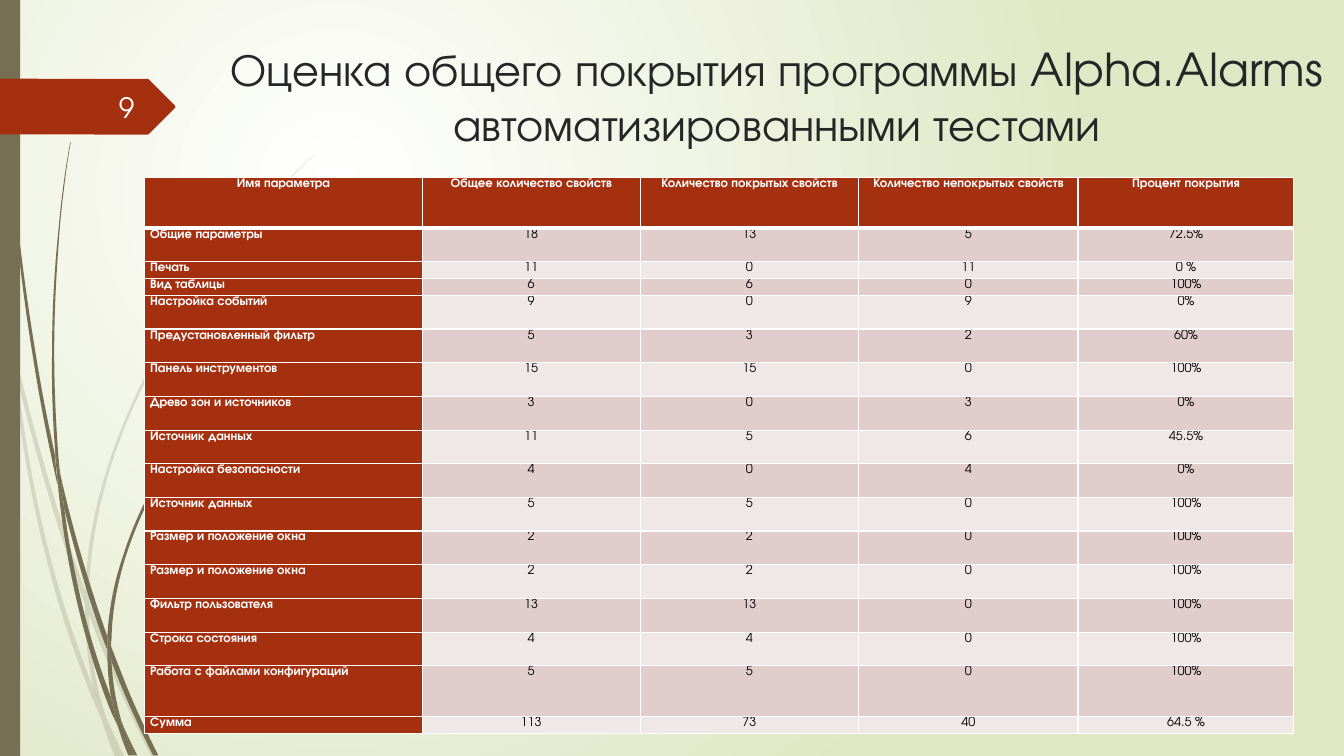
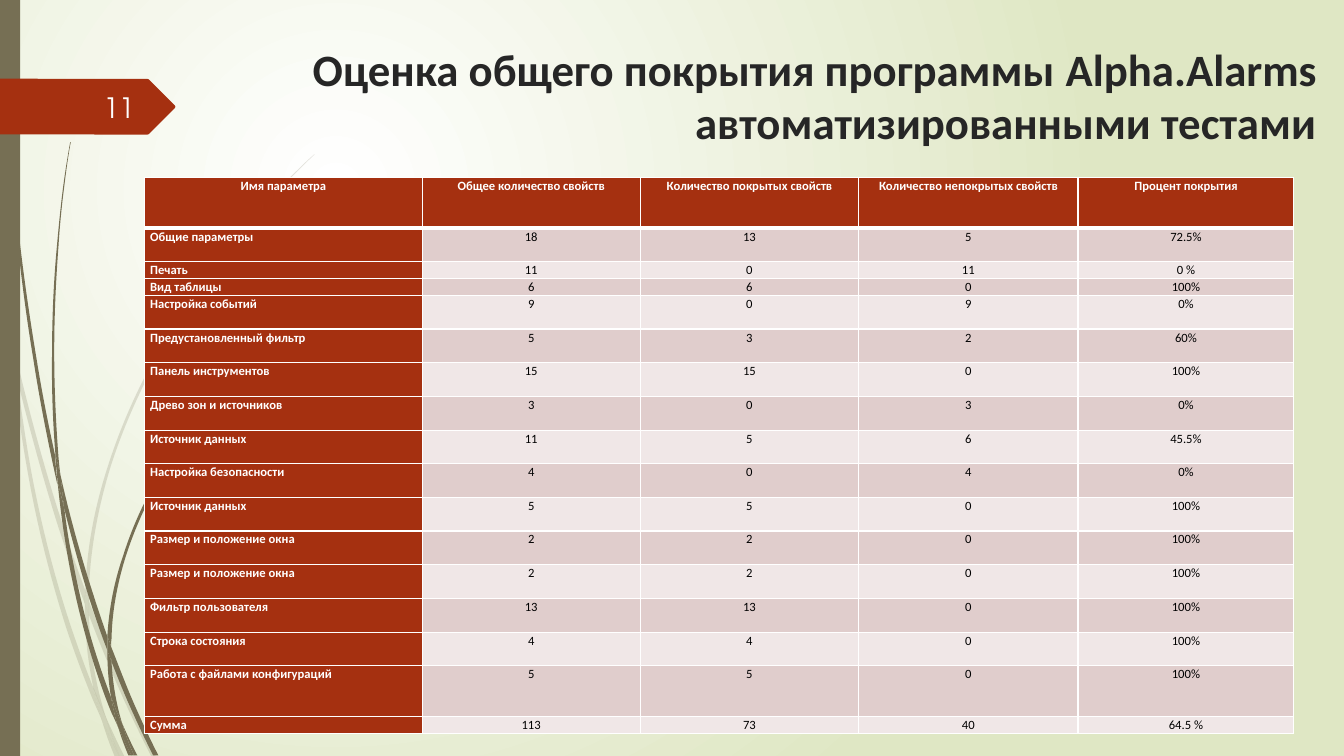
Before and after one commit to Sergeygaan/Lab1, a slide deck: slide 11 of Презентация.pptx (slide 9 before the commit). Drawn at 1344x756 pixels with LibreOffice and Linux fonts; fonts in the diff are those of the drawing. Boxes give left, top, right and bottom in pixels: in the first picture for what was removed or moved away, otherwise in the second. Text is boxed around its words. In the diff, an @@ line names an element or a change of style, - is before the commit and + after.

```diff
--- a/Презентация.pptx
+++ b/Презентация.pptx
@@ title "Оценка общего покрытия программы Alpha.Alarms ...": place and size @@
-title "Оценка общего покрытия программы Alpha.Alarms ..." at [231,52,1323,149]
+title "Оценка общего покрытия программы Alpha.Alarms ..." at [313,54,1317,146]
@@ title "Оценка общего покрытия программы Alpha.Alarms ..." at [313,54,1317,146]: size 32.4 to 32 pt, font TeX Gyre Adventor to Calibri, bold on; alignment centre to right @@
@@ page number at [103,97,134,118]: text changed @@
-9
+11
@@ table at [144,177,1294,735] @@
@@ font TeX Gyre Adventor to Calibri @@
```
Also in this commit, not shown: 3 other slides changed, 10 slides added, 6 slides removed, 3 other files.
